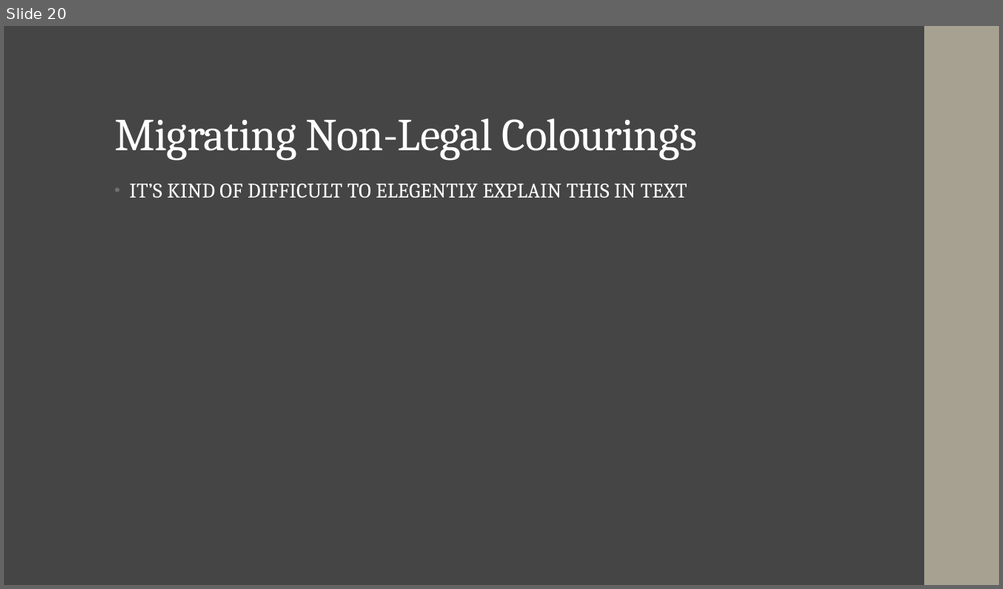
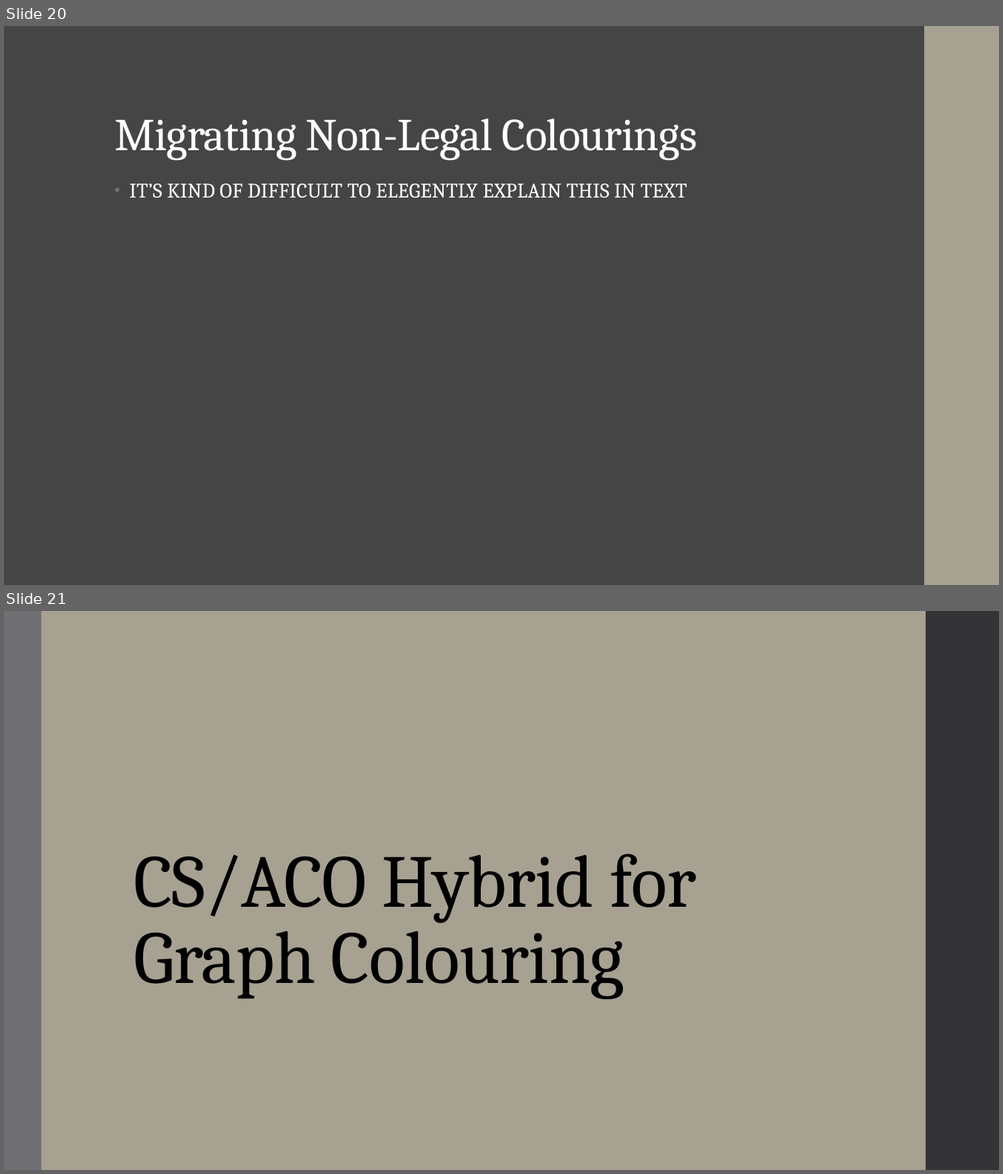
Before and after one commit to jwhowes/project, a slide deck: Presentation_1.pptx. Shown one above the other, each under a label of ours: slide 20 before the commit, slides 20 and 21 after it. The pictures are 1003x589 and 1003x1174 pixels, drawn with LibreOffice and Linux fonts; fonts in the diff are those of the drawing. Boxes give left, top, right and bottom in pixels: in the first picture for what was removed or moved away, otherwise in the second. Text is boxed around its words. In the diff, an @@ line names an element or a change of style, - is before the commit and + after.

```diff
--- a/Presentation_1.pptx
+++ b/Presentation_1.pptx
@@ slide 21 added at (x1=4, y1=611, x2=999, y2=1170), background #A7A192 @@
@@ rectangle added at (x1=4, y1=611, x2=41, y2=1170), fill #6F6F74 @@
@@ rectangle added at (x1=925, y1=611, x2=999, y2=1170), fill #353537 @@
@@ title added at (x1=134, y1=854, x2=696, y2=999), 72 pt, text #000000 @@
+CS/ACO Hybrid for Graph Colouring
```
Also in this commit, not shown: 1 other slide added, 1 other file.
